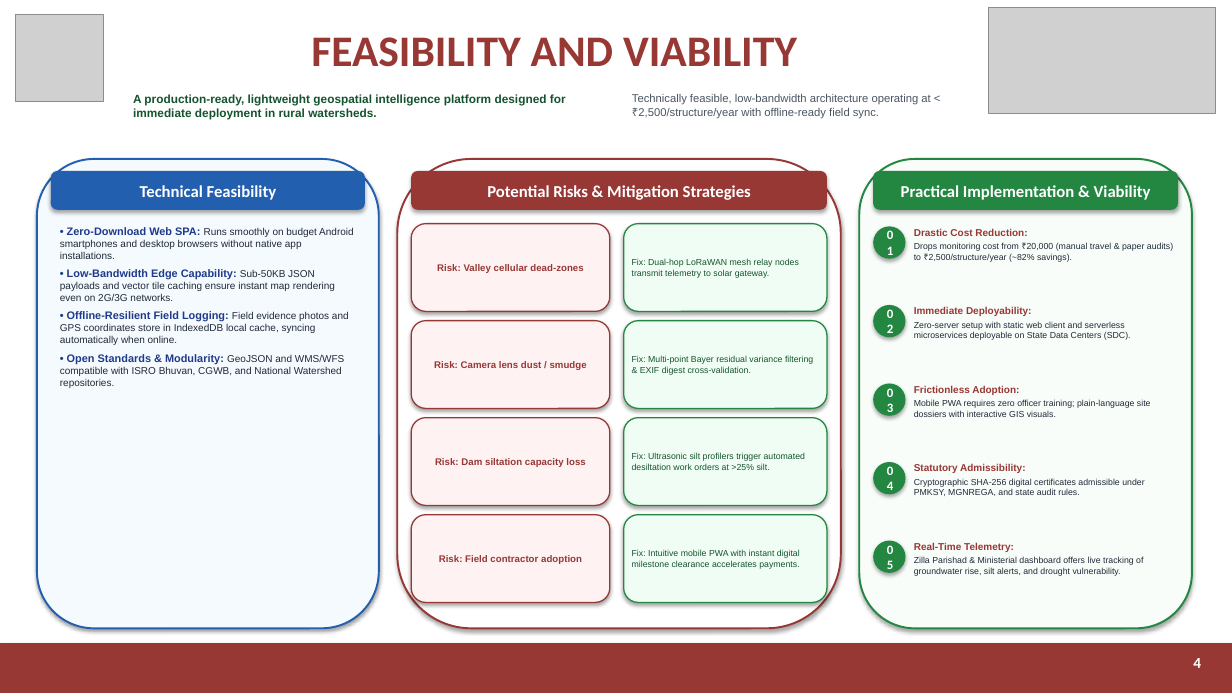
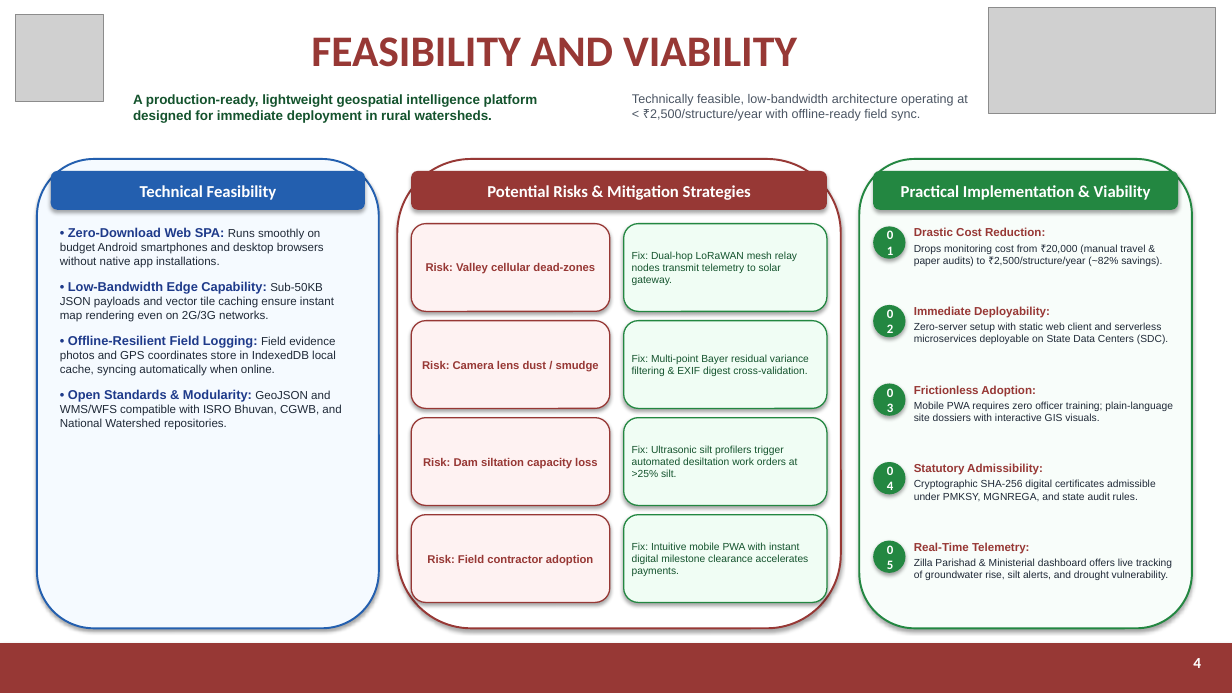
Before and after one commit to 12karthikpra-dev/JalDhristi, a slide deck: slide 4 of JalDrishti_SIH2026_Presentation_Final.pptx. Drawn at 1232x693 pixels with LibreOffice and Linux fonts; fonts in the diff are those of the drawing; grey boxes stand for pictures. Boxes give left, top, right and bottom in pixels: in the first picture for what was removed or moved away, otherwise in the second. Text is boxed around its words. In the diff, an @@ line names an element or a change of style, - is before the commit and + after.

```diff
--- a/JalDrishti_SIH2026_Presentation_Final.pptx
+++ b/JalDrishti_SIH2026_Presentation_Final.pptx
@@ text "A production-ready, lightweight geospatial intelligence ..." at [133,94,538,123]: size 9.2 to 10.5 pt @@
@@ text "Technically feasible, low-bandwidth architecture operating ..." at [632,94,967,121]: size 8.8 to 9.8 pt @@
@@ text "• Zero-Download Web SPA: Runs ..." at [60,227,341,430]: size 8.5 to 10 pt in "• Zero-Download Web SPA:", "• Low-Bandwidth Edge Capability:", "• Offline-Resilient Field Logging:", "• Open Standards & Modularity:"; size 7.8 to 9 pt in "Runs smoothly on budget Android smartphones and ...", "Sub-50KB JSON payloads and vector tile caching ...", "Field evidence photos and GPS coordinates store ...", "GeoJSON and WMS/WFS compatible with ISRO Bhuvan, ..."; more space between paragraphs @@
@@ text "Drastic Cost Reduction:" at [914,227,1162,266]: size 7.8 to 9 pt in "Drastic Cost Reduction:"; size 6.8 to 8 pt in "Drops monitoring cost from ₹20,000 (manual travel ..." @@
@@ text "Immediate Deployability:" at [914,306,1168,344]: size 7.8 to 9 pt in "Immediate Deployability:"; size 6.8 to 8 pt in "Zero-server setup with static web client and ..." @@
@@ text "Frictionless Adoption:" at [914,385,1173,421]: size 7.8 to 9 pt in "Frictionless Adoption:"; size 6.8 to 8 pt in "Mobile PWA requires zero officer training; plain-language ..." @@
@@ text "Statutory Admissibility:" at [914,463,1156,501]: size 7.8 to 9 pt in "Statutory Admissibility:"; size 6.8 to 8 pt in "Cryptographic SHA-256 digital certificates admissible under  ..." @@
@@ size 7.5 to 8.8 pt in 4 elements at [411,224,610,311], [411,321,610,409], [411,418,610,506], [411,515,610,603] @@
@@ size 6.8 to 8 pt in 4 elements at [624,224,827,311], [624,321,827,409], [624,418,827,506], [624,515,827,603] @@
@@ text "Real-Time Telemetry:" at [914,542,1172,580]: size 7.8 to 9 pt in "Real-Time Telemetry:"; size 6.8 to 8 pt in "Zilla Parishad & Ministerial dashboard offers live ..." @@
```
Also in this commit, not shown: 5 other slides changed, 2 other files.
